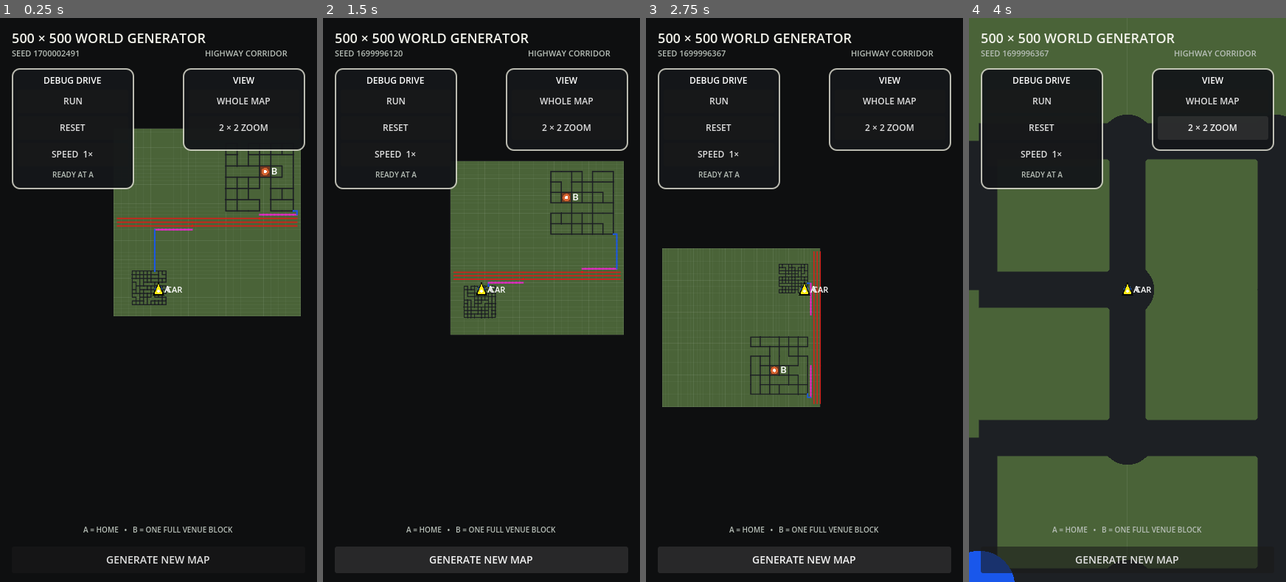
Above: before the commit, frames 1-4 (left to right).
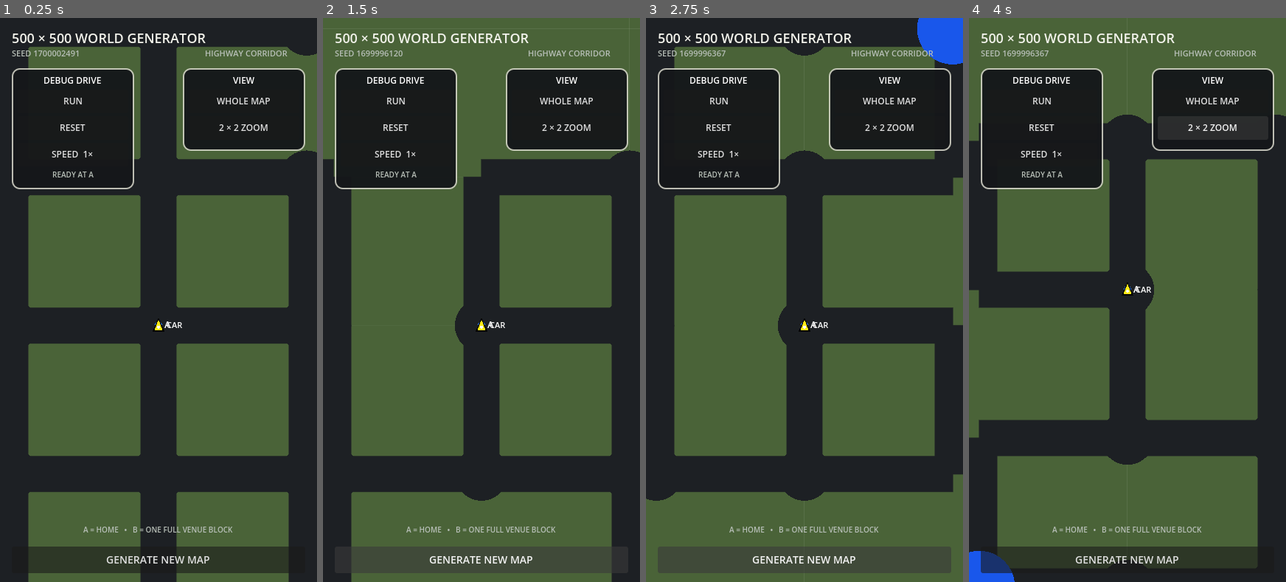
Above: after the commit, the same moments.

Repository: patrickcallahancomedy/comedian
Game: Godot game, scene res://scenes/drive/grid_world_prototype.tscn
Same seed, same stepped clock (60 frames per second), same inputs: the game is played once before the commit and once after it. This scene is started directly instead of the project's main scene.
Inputs:
- Up to frame 1 (0.25 s): no input
- Up to frame 2 (1.5 s): click "RUN" at 0.5 s; click "GENERATE NEW MAP" at 1.25 s
- Up to frame 3 (2.75 s): click "GENERATE NEW MAP" at 2 s
- Up to frame 4 (4 s): click "WHOLE MAP" at 2.75 s; click "2 × 2 ZOOM" at 3.5 s

The runs differ from the first frame. In frame 1, 43% of the frame differs, in the area x 8-100%, y 5-100%; in frame 2, 57%, in the area x 0-100%, y 0-100%; in frame 3, 49%; in frame 4, nothing differs.

Commit message:
Restore closer fixed-car drive framing

Diff:
--- a/godot/scripts/drive/grid_world_map.gd
+++ b/godot/scripts/drive/grid_world_map.gd
@@ -117,7 +117,7 @@
 	)
 	return Vector2(
 		size.x * 0.5,
-		TOP_MARGIN + available_height * 0.5
+		TOP_MARGIN + available_height * 0.58
 	)
 
 
@@ -199,31 +199,6 @@
 			TOP_MARGIN + (
 				available_height - map_size.y
 			) * 0.5
-		)
-		return
-
-	if drive_camera_enabled:
-		var world_size := float(generator.GRID_SIZE)
-		var corners := [
-			Vector2(0.0, 0.0),
-			Vector2(world_size, 0.0),
-			Vector2(world_size, world_size),
-			Vector2(0.0, world_size),
-		]
-
-		var max_abs_x := 1.0
-		var max_abs_y := 1.0
-		for corner_value in corners:
-			var corner: Vector2 = corner_value
-			var local := (
-				corner - drive_camera_world
-			).rotated(drive_camera_rotation)
-			max_abs_x = maxf(max_abs_x, absf(local.x))
-			max_abs_y = maxf(max_abs_y, absf(local.y))
-
-		map_scale = minf(
-			(available_width * 0.48) / max_abs_x,
-			(available_height * 0.48) / max_abs_y
 		)
 		return
 
